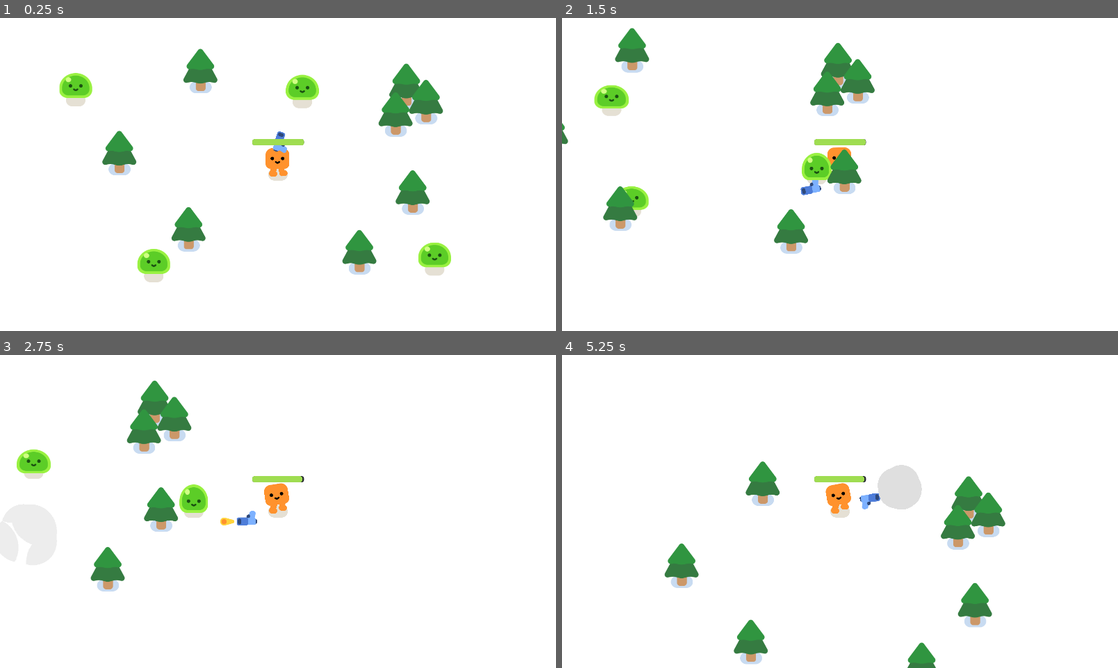
Above: before the commit, frames 1-4 (two rows, left to right).
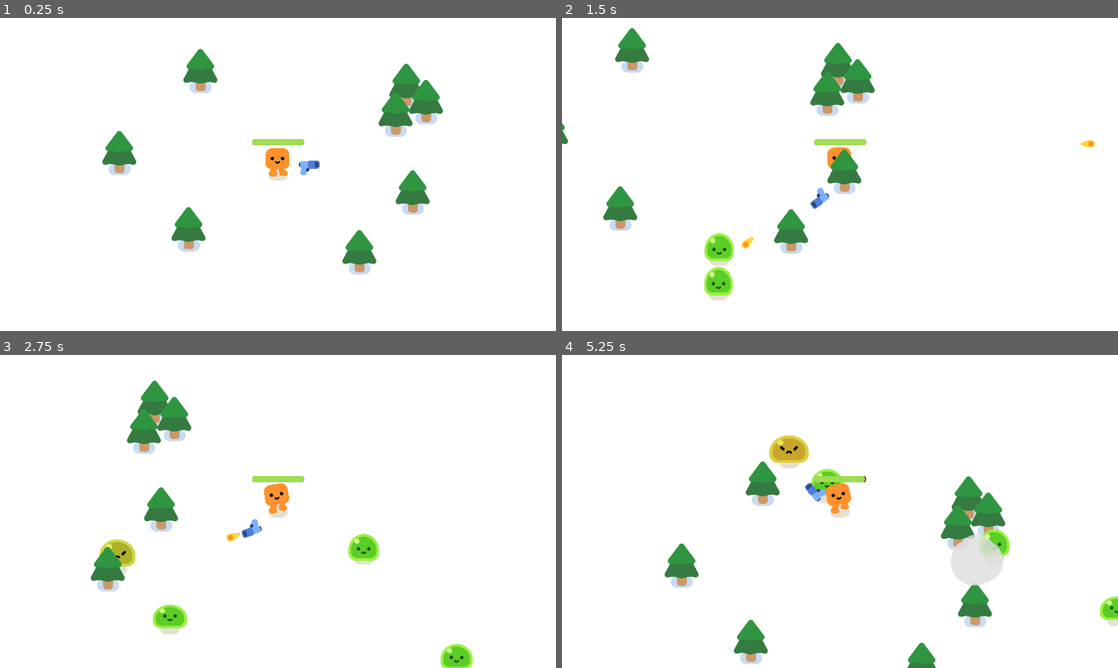
Above: after the commit, the same moments.

Repository: CP-SDBG/2d-project-start
Game: Godot game, scene res://survivors_game.tscn
Same seed, same stepped clock (60 frames per second), same inputs: the game is played once before the commit and once after it.
Inputs:
- Up to frame 1 (0.25 s): no input
- Up to frame 2 (1.5 s): hold D (move_right) 0.53-1.28 s; hold S (move_down) from 1.28 s (still down)
- Up to frame 3 (2.75 s): release S (move_down) at 2.03 s; hold D (move_right) from 2.03 s (still down)
- Up to frame 4 (5.25 s): release D (move_right) at 2.78 s; hold W (move_up) 2.78-3.53 s; hold A (move_left) 3.53-5.03 s; hold S (move_down) from 5.03 s (still down)

The runs differ from the first frame. In frame 1, 2.2% of the frame differs, in the area x 10-82%, y 17-85%; in frame 2, 2.3%; in frame 3, 2.8%; in frame 4, 3.5%, in the area x 37-100%, y 25-87%.

Commit message:
Final game

Diff:
--- a/player.gd
+++ b/player.gd
@@ -1,5 +1,7 @@
 extends CharacterBody2D
-signal health_depleated
+
+signal health_depleted
+
 var health = 100.0
 
 func _physics_process(delta: float) -> void:
@@ -19,4 +21,4 @@
 		health -= DAMAGE_RATE * overlapping_mobs.size() * delta
 		%ProgressBar.value = health
 		if health <= 0.0:
-			health_depleated.emit()
+			health_depleted.emit()
--- /dev/null
+++ b/survivors_game.gd
@@ -0,0 +1,19 @@
+extends Node2D
+
+
+func spawn_mob():
+	const MOB = preload("res://mob.tscn")
+	var new_mob = MOB.instantiate()
+	%PathFollow2D.progress_ratio = randf()
+	new_mob.global_position = %PathFollow2D.global_position
+	add_child(new_mob)
+
+
+
+func _on_timer_timeout() -> void:
+	spawn_mob()
+
+
+func _on_player_health_depleted() -> void:
+	%GameOver.visible = true
+	get_tree().paused = true
--- a/survivors_game.tscn
+++ b/survivors_game.tscn
@@ -1,11 +1,18 @@
-[gd_scene load_steps=4 format=3 uid="uid://cr4yfs7ad8xj3"]
+[gd_scene load_steps=5 format=3 uid="uid://cr4yfs7ad8xj3"]
 
+[ext_resource type="Script" path="res://survivors_game.gd" id="1_qvlta"]
 [ext_resource type="PackedScene" uid="uid://s3nclbp71tp8" path="res://player.tscn" id="1_y7ien"]
 [ext_resource type="PackedScene" uid="uid://1hybo7rhubrg" path="res://pine_tree.tscn" id="2_vv0r6"]
-[ext_resource type="PackedScene" uid="uid://dcte0o0k7oye0" path="res://mob.tscn" id="3_1qblb"]
+
+[sub_resource type="Curve2D" id="Curve2D_d21cf"]
+_data = {
+"points": PackedVector2Array(0, 0, 0, 0, -138.018, -126, 0, 0, 0, 0, 2071, -126, 0, 0, 0, 0, 2070, 1130, 0, 0, 0, 0, -146, 1127, 0, 0, 0, 0, -138, -125)
+}
+point_count = 5
 
 [node name="Game" type="Node2D"]
 y_sort_enabled = true
+script = ExtResource("1_qvlta")
 
 [node name="CanvasLayer" type="CanvasLayer" parent="."]
 layer = -30
@@ -16,6 +23,15 @@
 
 [node name="Player" parent="." instance=ExtResource("1_y7ien")]
 position = Vector2(1003, 531)
+
+[node name="Path2D" type="Path2D" parent="Player"]
+position = Vector2(-1007.67, -531)
+scale = Vector2(1.00226, 1)
+curve = SubResource("Curve2D_d21cf")
+
+[node name="PathFollow2D" type="PathFollow2D" parent="Player/Path2D"]
+unique_name_in_owner = true
+position = Vector2(-138.018, -126)
 
 [node name="PineTree" parent="." instance=ExtResource("2_vv0r6")]
 position = Vector2(456, 513)
@@ -41,14 +57,37 @@
 [node name="PineTree9" parent="." instance=ExtResource("2_vv0r6")]
 position = Vector2(1285, 855)
 
-[node name="Mob" parent="." instance=ExtResource("3_1qblb")]
-position = Vector2(234, 249)
+[node name="Timer" type="Timer" parent="."]
+wait_time = 0.5
+autostart = true
 
-[node name="Mob2" parent="." instance=ExtResource("3_1qblb")]
-position = Vector2(1608, 898)
+[node name="GameOver" type="CanvasLayer" parent="."]
+unique_name_in_owner = true
+visible = false
 
-[node name="Mob3" parent="." instance=ExtResource("3_1qblb")]
-position = Vector2(516, 929)
+[node name="ColorRect" type="ColorRect" parent="GameOver"]
+anchors_preset = 15
+anchor_right = 1.0
+anchor_bottom = 1.0
+grow_horizontal = 2
+grow_vertical = 2
+color = Color(0, 0, 0, 0.431373)
 
-[node name="Mob4" parent="." instance=ExtResource("3_1qblb")]
-position = Vector2(1111, 210)
+[node name="Label" type="Label" parent="GameOver/ColorRect"]
+layout_mode = 1
+anchors_preset = 8
+anchor_left = 0.5
+anchor_top = 0.5
+anchor_right = 0.5
+anchor_bottom = 0.5
+offset_left = -46.0
+offset_top = -11.5
+offset_right = 46.0
+offset_bottom = 11.5
+grow_horizontal = 2
+grow_vertical = 2
+theme_override_font_sizes/font_size = 208
+text = "GAME OVER"
+
+[connection signal="health_depleted" from="Player" to="." method="_on_player_health_depleted"]
+[connection signal="timeout" from="Timer" to="." method="_on_timer_timeout"]
